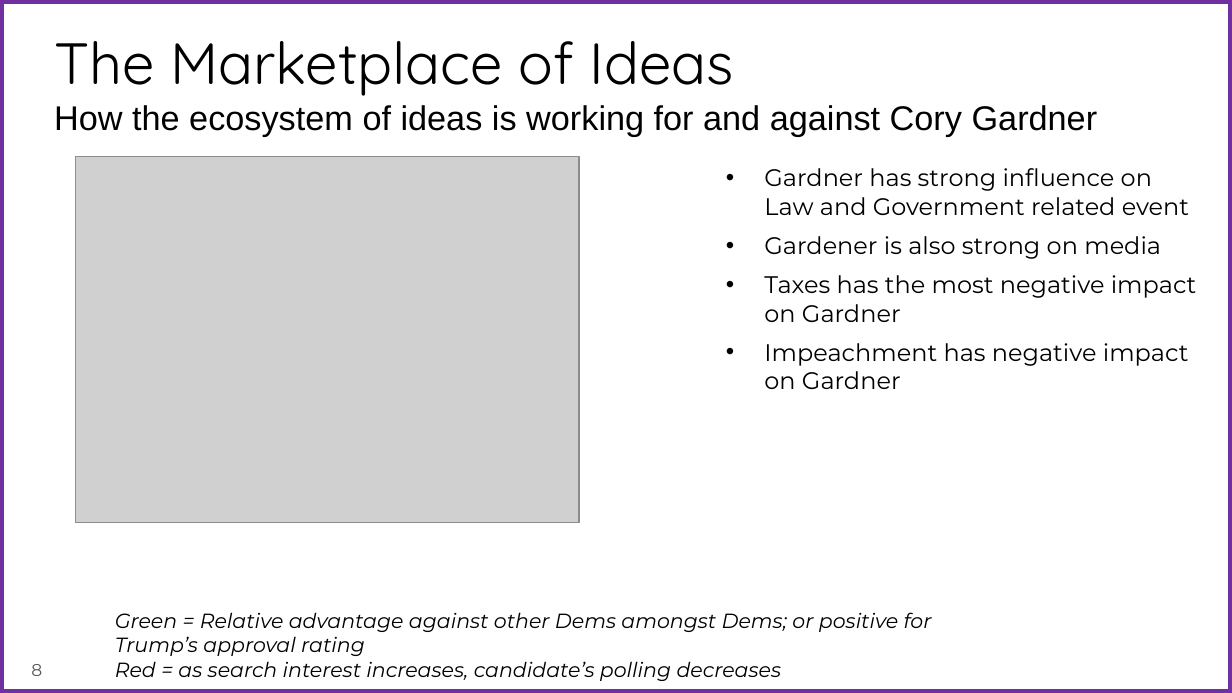
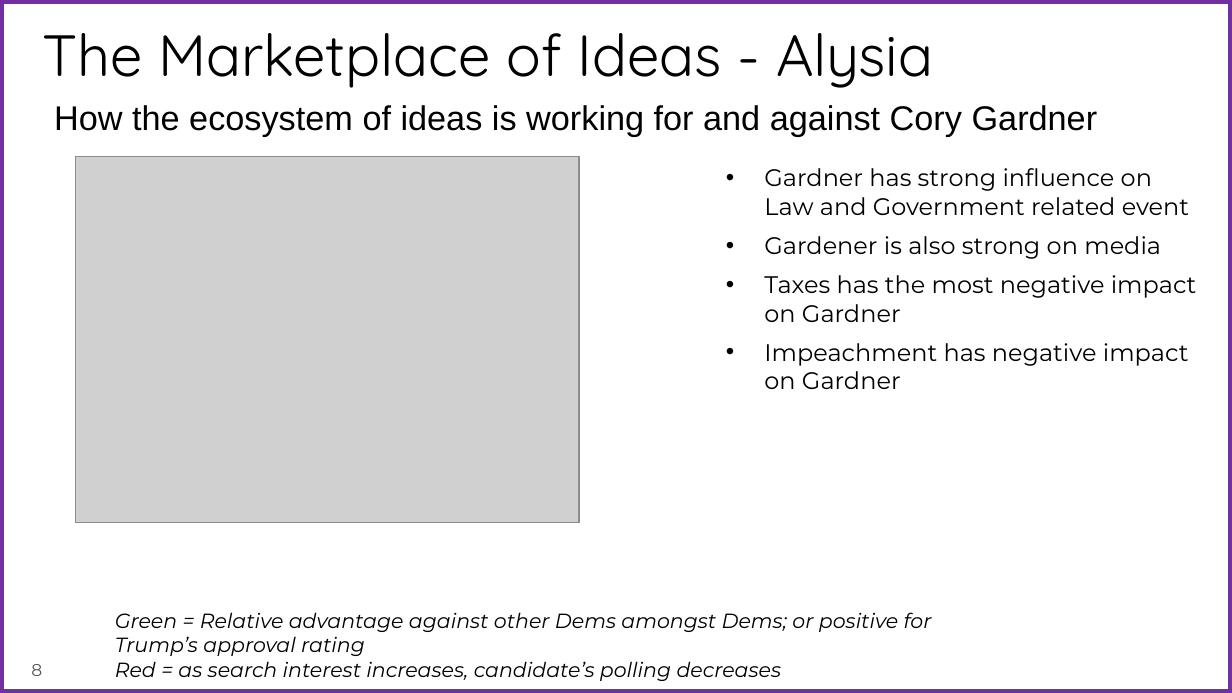
Before and after one commit to Alysialiao/Aly, a slide deck: slide 8 of 2020_Colorado_Against_CoryGardner.pptx. Drawn at 1232x693 pixels with LibreOffice and Linux fonts; fonts in the diff are those of the drawing; grey boxes stand for pictures; background and template pictures are left out. Boxes give left, top, right and bottom in pixels: in the first picture for what was removed or moved away, otherwise in the second. Text is boxed around its words. In the diff, an @@ line names an element or a change of style, - is before the commit and + after.

```diff
--- a/2020_Colorado_Against_CoryGardner.pptx
+++ b/2020_Colorado_Against_CoryGardner.pptx
@@ title at box(42, 33, 933, 88): text changed @@
-The Marketplace of Ideas
+The Marketplace of Ideas - Alysia
```
Also in this commit, not shown: 9 other files.
